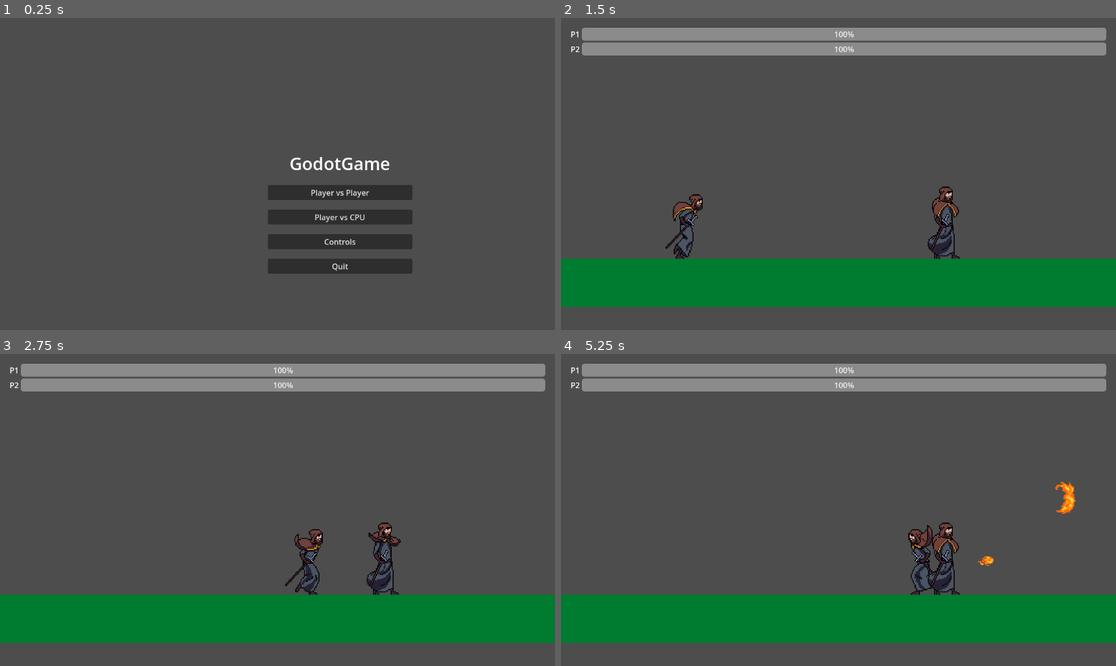
Above: before the commit, frames 1-4 (two rows, left to right).
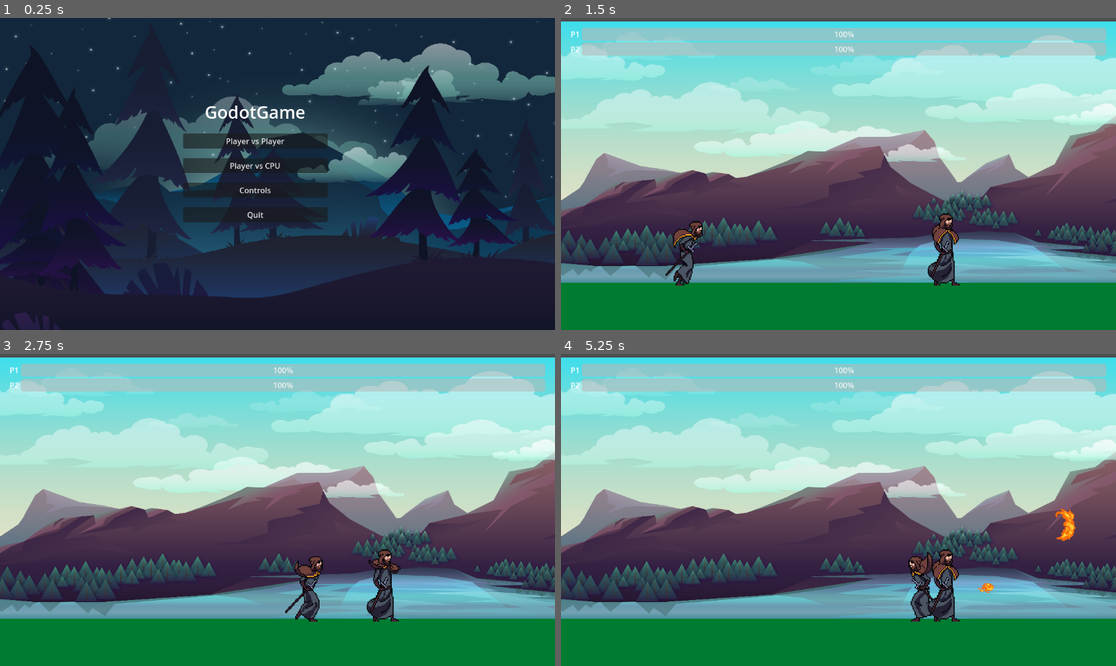
Above: after the commit, the same moments.

Repository: hqfrancheese/Comp159
Game: Godot game, scene res://scenes/MainMenu.tscn
Same seed, same stepped clock (60 frames per second), same inputs: the game is played once before the commit and once after it.
Inputs:
- Up to frame 1 (0.25 s): no input
- Up to frame 2 (1.5 s): click "Player vs Player" at 0.5 s; tap Enter at 1.25 s; hold D from 1.28 s (still down); tap H at 1.35 s
- Up to frame 3 (2.75 s): keep holding D; tap W at 1.52, 2.27 s; tap J at 2.1 s
- Up to frame 4 (5.25 s): release D at 2.78 s; hold A 2.78-3.53 s; tap F at 2.85 s; hold D 3.53-5.03 s; tap L at 3.6 s; tap W at 3.77, 4.52 s; tap G at 4.35 s; hold A from 5.03 s (still down); tap K at 5.1 s

The runs differ from the first frame. In frame 1, 97% of the frame differs, in the area x 0-100%, y 0-100%; in frame 2, 86%; in frame 3, 86%; in frame 4, 86%.

Commit message:
added simple backgrounds for now

Diff:
--- a/scenes/Game.tscn
+++ b/scenes/Game.tscn
@@ -1,11 +1,12 @@
-[gd_scene load_steps=6 format=3 uid="uid://frulx53jwnpn"]
+[gd_scene load_steps=7 format=3 uid="uid://frulx53jwnpn"]
 
 [ext_resource type="Script" uid="uid://colsbfijmkddy" path="res://scripts/Game.gd" id="1_cpr0p"]
 [ext_resource type="PackedScene" uid="uid://cakgslkcjmcvi" path="res://scenes/Fighter.tscn" id="2_78awf"]
 [ext_resource type="PackedScene" uid="uid://cdvynxm887iba" path="res://scenes/UI.tscn" id="3_s0nni"]
+[ext_resource type="Texture2D" uid="uid://cmtiswm5xrqvk" path="res://assets/background/game_background_1.png" id="4_78awf"]
 
 [sub_resource type="RectangleShape2D" id="RectangleShape2D_aug50"]
-size = Vector2(2002, 100)
+size = Vector2(2057, 100)
 
 [sub_resource type="SpriteFrames" id="SpriteFrames_cpr0p"]
 
@@ -13,23 +14,36 @@
 script = ExtResource("1_cpr0p")
 
 [node name="Background" type="ColorRect" parent="."]
-anchors_preset = 15
-anchor_right = 1.0
-anchor_bottom = 1.0
-grow_horizontal = 2
-grow_vertical = 2
 color = Color(0.15306914, 0, 0.9535269, 1)
 
 [node name="Ground" type="StaticBody2D" parent="."]
 position = Vector2(0, 500)
 
 [node name="ColorRect" type="ColorRect" parent="Ground"]
-offset_right = 2000.0
-offset_bottom = 100.0
+offset_left = -71.0
+offset_top = 50.0
+offset_right = 1994.0
+offset_bottom = 222.0
 color = Color(0, 0.48530394, 0.19317397, 1)
 
 [node name="CollisionShape2D" type="CollisionShape2D" parent="Ground"]
-position = Vector2(996, 50)
+position = Vector2(962, 106)
+shape = SubResource("RectangleShape2D_aug50")
+
+[node name="wall" type="StaticBody2D" parent="."]
+position = Vector2(0, 500)
+
+[node name="CollisionShape2D" type="CollisionShape2D" parent="wall"]
+position = Vector2(1452, -9)
+rotation = 1.5707964
+shape = SubResource("RectangleShape2D_aug50")
+
+[node name="wall2" type="StaticBody2D" parent="."]
+position = Vector2(0, 500)
+
+[node name="CollisionShape2D" type="CollisionShape2D" parent="wall2"]
+position = Vector2(-91, -109)
+rotation = 1.5707964
 shape = SubResource("RectangleShape2D_aug50")
 
 [node name="Player1" parent="." instance=ExtResource("2_78awf")]
@@ -45,3 +59,13 @@
 player_number = 2
 
 [node name="UI" parent="." instance=ExtResource("3_s0nni")]
+
+[node name="ParallaxBackground" type="ParallaxBackground" parent="."]
+
+[node name="ParallaxLayer" type="ParallaxLayer" parent="ParallaxBackground"]
+position = Vector2(316, 1029)
+
+[node name="Sprite2D" type="Sprite2D" parent="ParallaxBackground/ParallaxLayer"]
+position = Vector2(362.00006, -749)
+scale = Vector2(0.75208336, 0.5046297)
+texture = ExtResource("4_78awf")
--- a/scenes/MainMenu.tscn
+++ b/scenes/MainMenu.tscn
@@ -1,12 +1,15 @@
-[gd_scene load_steps=2 format=3 uid="uid://he57r8puxfiv"]
+[gd_scene load_steps=3 format=3 uid="uid://he57r8puxfiv"]
 
 [ext_resource type="Script" uid="uid://bjj4x7cd0uuue" path="res://scripts/MainMenu.gd" id="1_yqorp"]
+[ext_resource type="Texture2D" uid="uid://dgtyklnc46ut4" path="res://assets/background/game_background_3.1.png" id="2_0ykhv"]
 
 [node name="MainMenu" type="Control"]
 layout_mode = 3
 anchors_preset = 15
 anchor_right = 1.0
 anchor_bottom = 1.0
+offset_right = -352.0
+offset_bottom = -215.0
 grow_horizontal = 2
 grow_vertical = 2
 script = ExtResource("1_yqorp")
@@ -47,3 +50,12 @@
 [node name="QuitButton" type="Button" parent="VBoxContainer"]
 layout_mode = 2
 text = "Quit"
+
+[node name="ParallaxBackground" type="ParallaxBackground" parent="."]
+
+[node name="ParallaxLayer" type="ParallaxLayer" parent="ParallaxBackground"]
+
+[node name="Sprite2D" type="Sprite2D" parent="ParallaxBackground/ParallaxLayer"]
+position = Vector2(579, 321)
+scale = Vector2(0.6483724, 0.6288194)
+texture = ExtResource("2_0ykhv")
Binary file added: assets/background/game_background_1.png
Not shown, added: assets/background/game_background_1.png.import
Binary file added: assets/background/game_background_2.png
Not shown, added: assets/background/game_background_2.png.import
Binary file added: assets/background/game_background_3.1.png
Not shown, added: assets/background/game_background_3.1.png.import
Not shown, changed: assets/.DS_Store
Not shown, added: assets/background/.DS_Store
